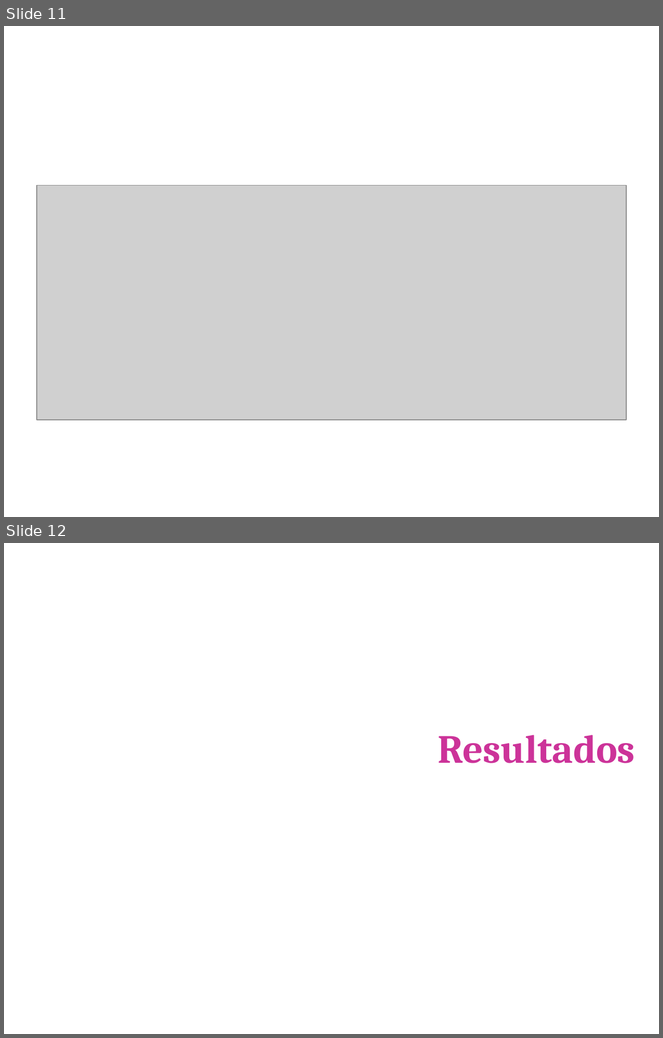
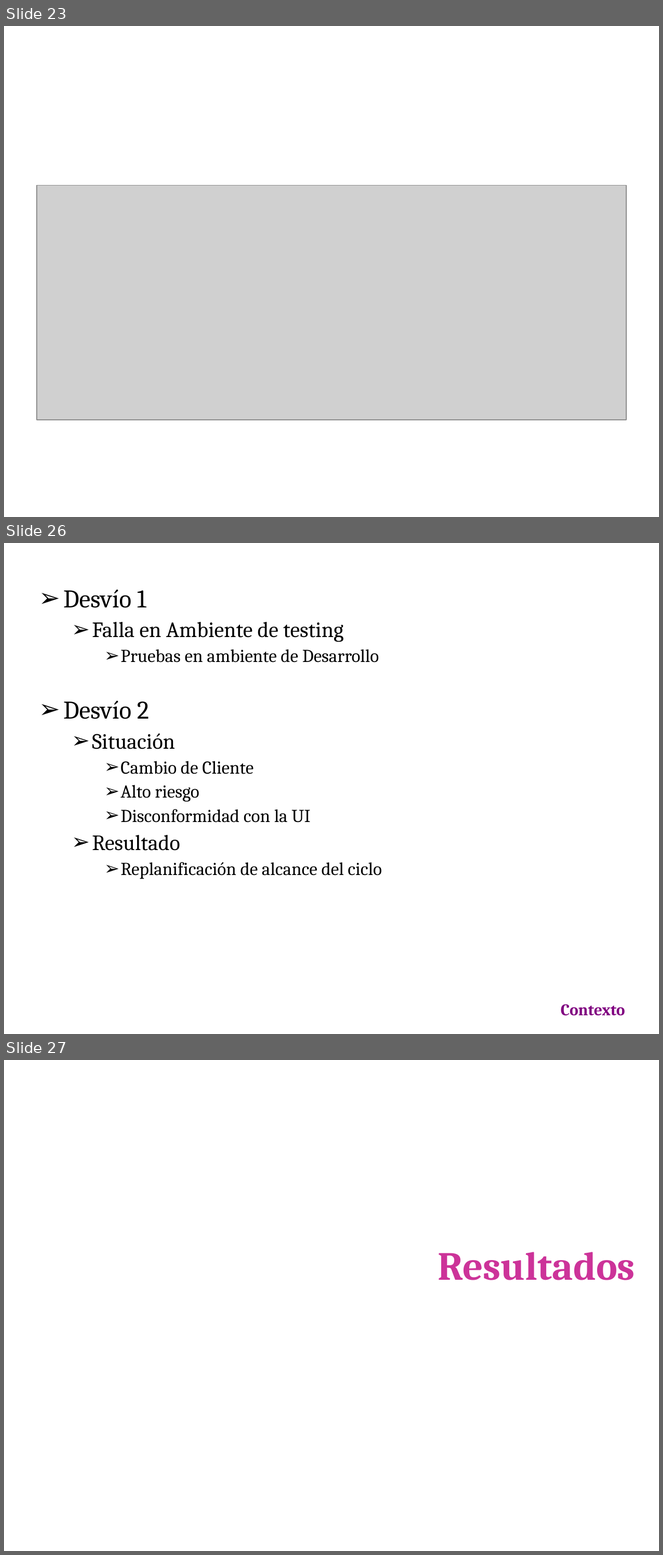
Before and after one commit to emmanuelfls371/softmart7547, a slide deck: docs/CarpetaEntrega/PresFinal.ppt. Shown one above the other, each under a label of ours: slides 11 and 12 before the commit, slides 23, 26 and 27 after it; the slides between them are not shown. The pictures are 663x1038 and 663x1555 pixels, drawn with LibreOffice and Linux fonts; fonts in the diff are those of the drawing; grey boxes stand for pictures; background and template pictures are left out. Boxes give left, top, right and bottom in pixels: in the first picture for what was removed or moved away, otherwise in the second. Text is boxed around its words. In the diff, an @@ line names an element or a change of style, - is before the commit and + after.

```diff
--- a/docs/CarpetaEntrega/PresFinal.ppt
+++ b/docs/CarpetaEntrega/PresFinal.ppt
@@ slide 26 added at (4, 543, 659, 1034), background picture (left out) @@
@@ text added at (63, 589, 382, 879), 20 pt, text #000000 @@
+➢ Desvío 1
+  ➢ Falla en Ambiente de testing
+    ➢ Pruebas en ambiente de Desarrollo
+➢ Desvío 2
+  ➢ Situación
+    ➢ Cambio de Cliente
+    ➢ Alto riesgo
+    ➢ Disconformidad con la UI
+  ➢ Resultado
+    ➢ Replanificación de alcance del ciclo
@@ text added at (561, 1004, 625, 1016), 18 pt, text #800080, bold @@
+Contexto
@@ what was slide 11 is now slide 23 @@
@@ what was slide 12 is now slide 27 @@
```
Also in this commit, not shown: 5 slides changed, 15 other slides added, 1 slide removed, 3 other files.
